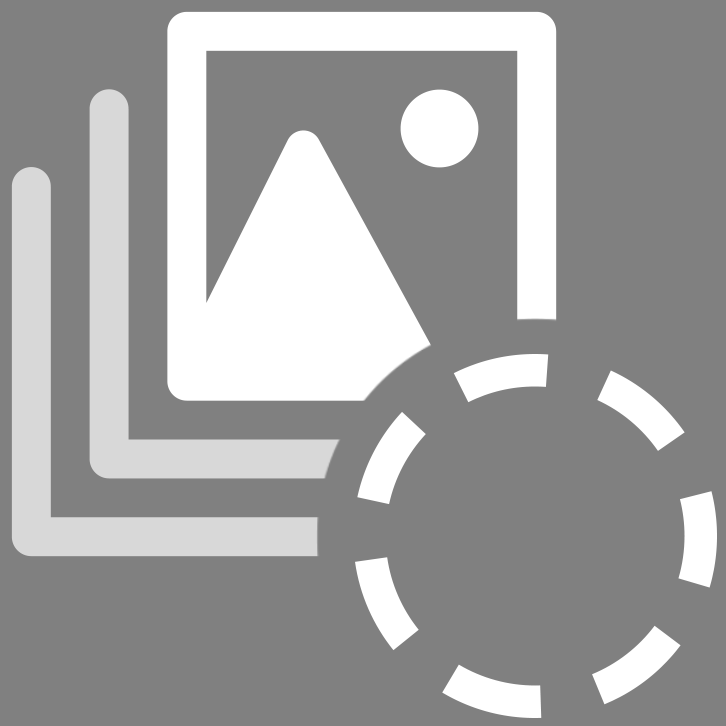
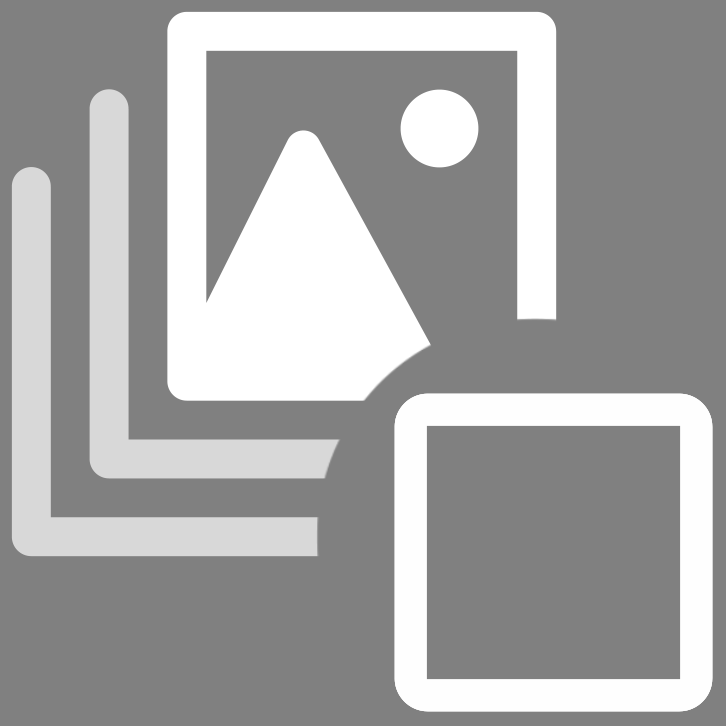
Layered file, before and after one edit (w=726, h=726). Changes by layer:
added group "unchecked" with 1 layers above "selected" over (394, 393, 713, 712)
added layer "blender_icon_checkbox_dehlt copy 5" in group "unchecked" over (394, 393, 713, 712)
hid group "selected" (2 layers) over (355, 354, 717, 718)
hid "Ellipse 1", painted on it over (355, 354, 717, 718)
